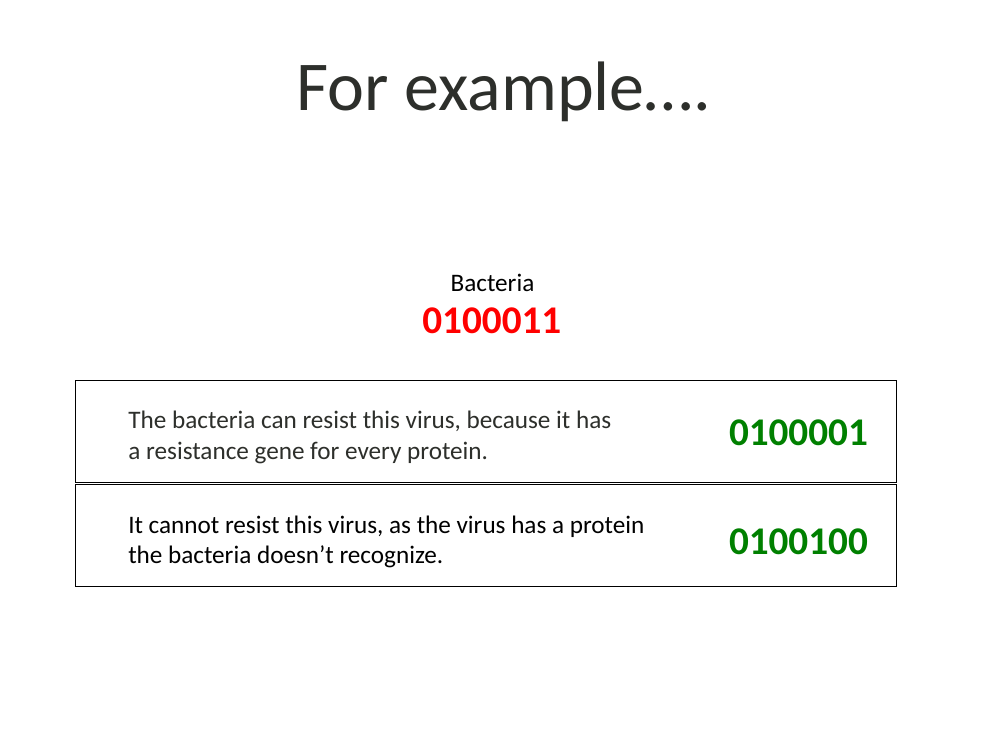
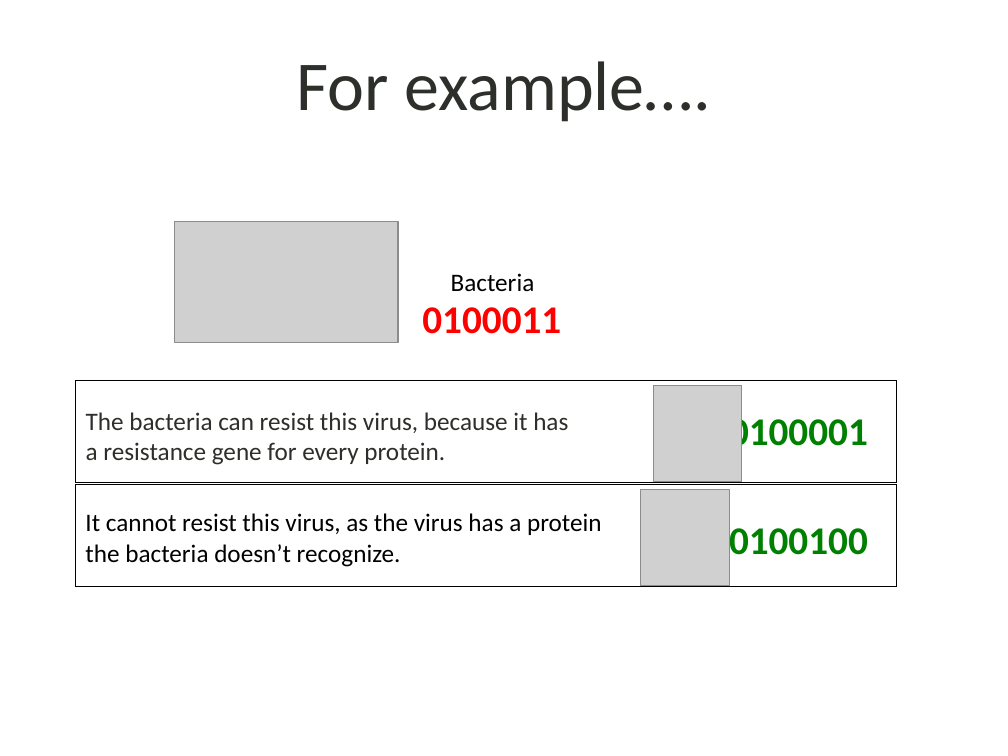
Before and after one commit to shankl/EvoComp_FinalProject, a slide deck: slide 5 of presentation.pptx. Drawn at 1008x756 pixels with LibreOffice and Linux fonts; fonts in the diff are those of the drawing; grey boxes stand for pictures; background and template pictures are left out. Boxes give left, top, right and bottom in pixels: in the first picture for what was removed or moved away, otherwise in the second. Text is boxed around its words. In the diff, an @@ line names an element or a change of style, - is before the commit and + after.

```diff
--- a/presentation.pptx
+++ b/presentation.pptx
@@ picture added at (x1=174, y1=222, x2=398, y2=343) @@
@@ picture added at (x1=653, y1=385, x2=742, y2=481) @@
@@ text "The bacteria can resist this ..." moved from (x1=128, y1=410, x2=611, y2=464) to (x1=86, y1=412, x2=568, y2=465) @@
@@ text "It cannot resist this virus, ..." moved from (x1=128, y1=515, x2=645, y2=568) to (x1=85, y1=513, x2=602, y2=567) @@
@@ picture added at (x1=641, y1=489, x2=730, y2=585) @@
```
Also in this commit, not shown: 2 other slides changed, 2 slides added, 2 other files.
